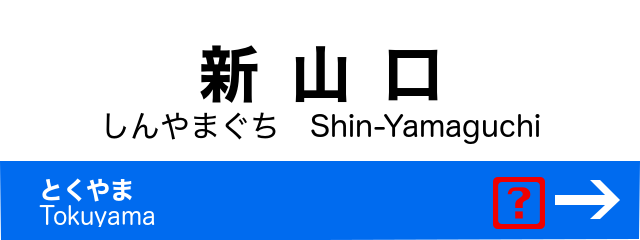
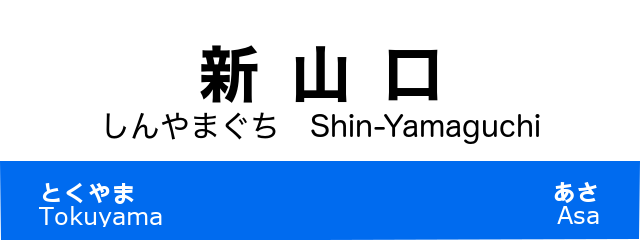
Before/after of a 640px x 240px layered artwork. What changed in the layer stack:
added layer "前駅 #1" above "前駅" over [554, 181, 599, 224]
painted on "前駅" over [39, 178, 162, 227]
hid "❓" over [493, 177, 583, 229]
painted on "レイヤー" over [555, 180, 620, 219]
